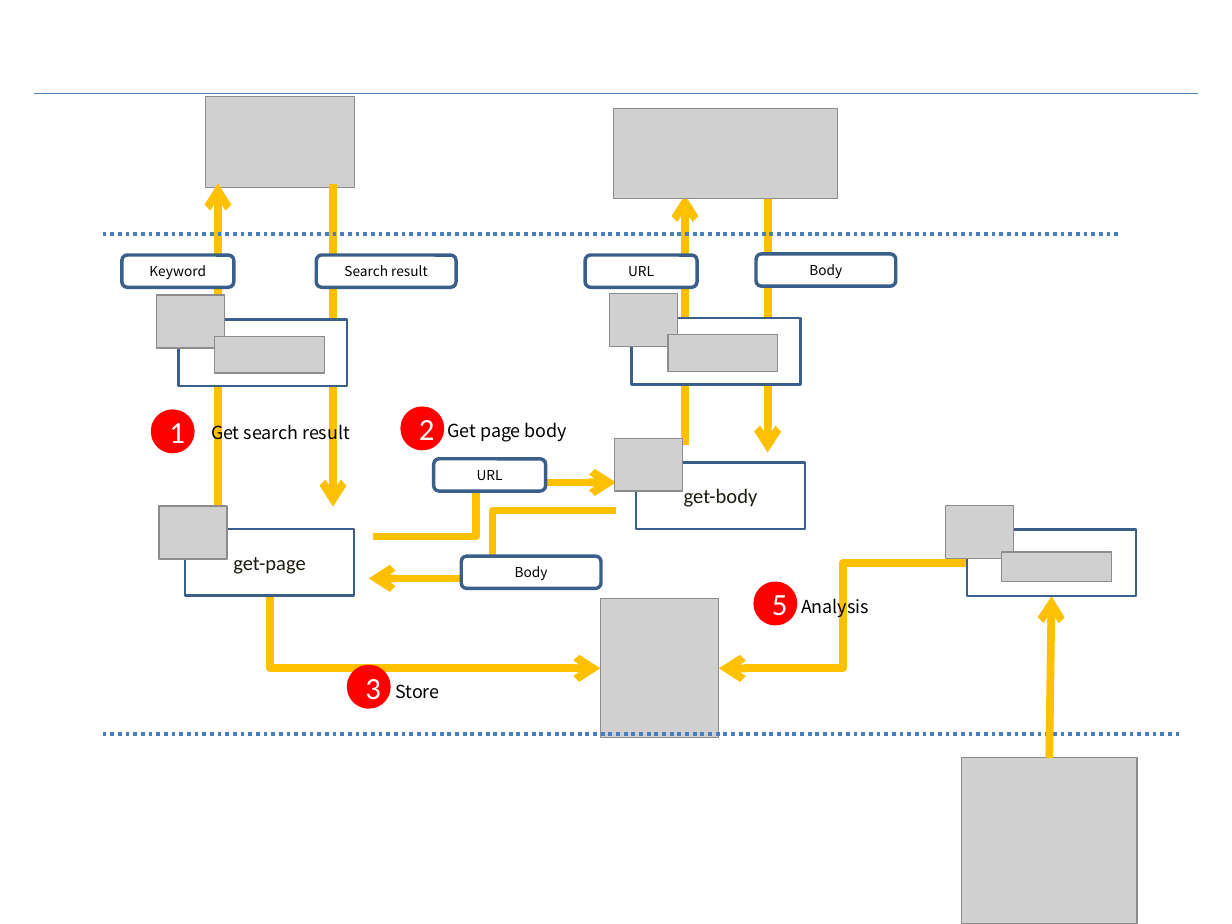
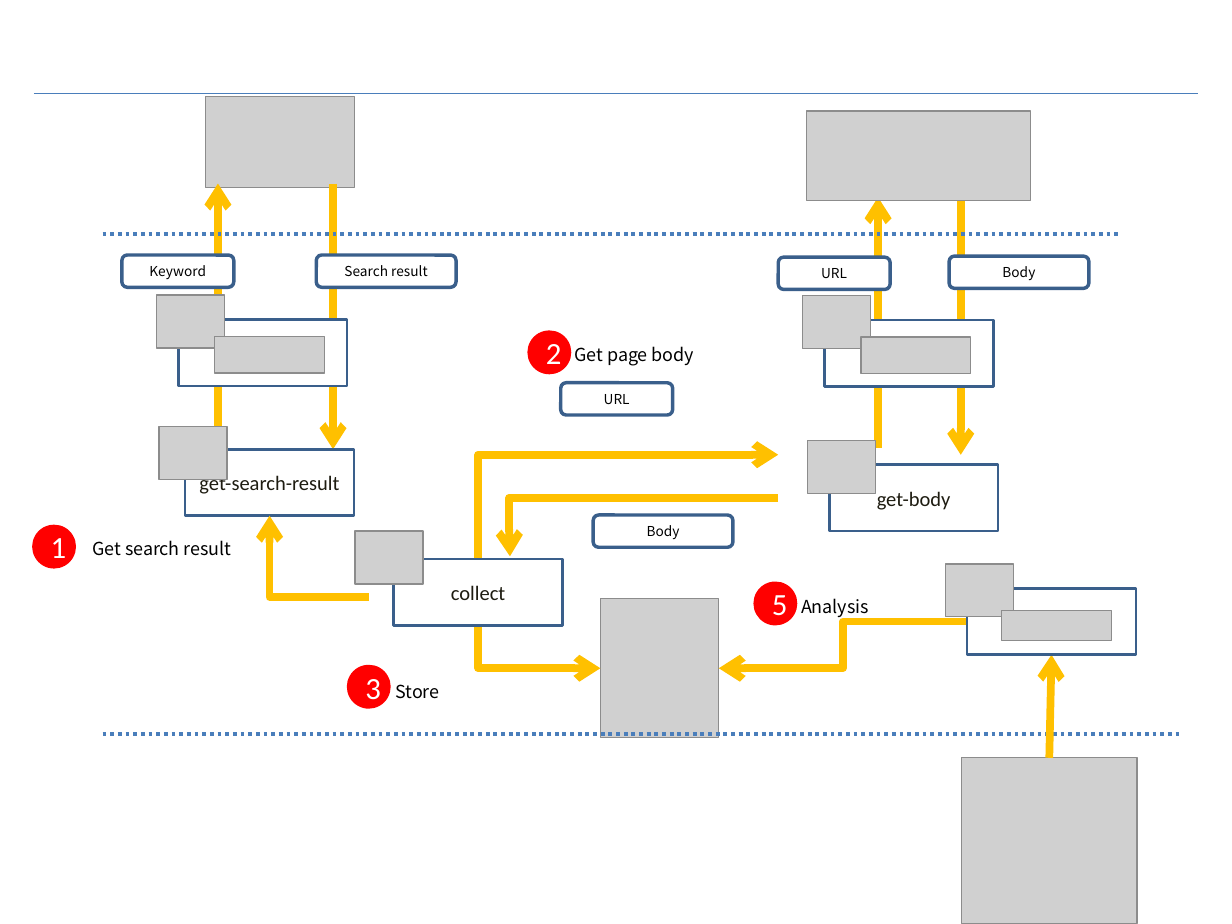
Before and after one commit to kuniiskywalker/google-hack-tool, a slide deck: slide 1 of summary.pptx. Drawn at 1232x924 pixels with LibreOffice and Linux fonts; fonts in the diff are those of the drawing; grey boxes stand for pictures. Boxes give left, top, right and bottom in pixels: in the first picture for what was removed or moved away, otherwise in the second. Text is boxed around its words. In the diff, an @@ line names an element or a change of style, - is before the commit and + after.

```diff
--- a/summary.pptx
+++ b/summary.pptx
@@ arrow moved from (218, 506) - (218, 184) to (218, 435) - (218, 184) @@
@@ arrow moved from (333, 184) - (333, 506) to (333, 184) - (333, 450) @@
@@ 2 rounded rectangles, 1 rectangle, 1 arrow moved together from (x1=585, y1=195, x2=896, y2=529) to (x1=779, y1=197, x2=1088, y2=531) @@
@@ 3 pictures, 1 arrow moved together from (x1=610, y1=108, x2=838, y2=452) to (x1=803, y1=111, x2=1031, y2=455) @@
@@ rectangle moved from (x1=632, y1=318, x2=801, y2=384) to (x1=824, y1=320, x2=993, y2=387) @@
@@ 1 rounded rectangle, 1 text, 1 ellipse moved together from (x1=400, y1=407, x2=567, y2=490) to (x1=527, y1=330, x2=694, y2=415) @@
@@ picture added at (x1=159, y1=426, x2=227, y2=479) @@
@@ picture moved from (x1=615, y1=439, x2=683, y2=492) to (x1=807, y1=440, x2=875, y2=493) @@
@@ rectangle "get-search-result" moved from (x1=185, y1=529, x2=354, y2=595) to (x1=185, y1=450, x2=354, y2=516) @@
@@ text in rectangle at (x1=199, y1=473, x2=339, y2=494): text changed @@
-get-page
+get-search-result
@@ elbow arrow moved from (373, 537) - (616, 483) to (478, 559) - (779, 455) @@
@@ elbow arrow moved from (616, 510) - (368, 578) to (779, 498) - (510, 557) @@
@@ ellipse "1" moved from (x1=150, y1=409, x2=195, y2=453) to (x1=32, y1=525, x2=76, y2=569) @@
@@ text "Get search result" rewrapped from (x1=211, y1=421, x2=350, y2=445) to (x1=92, y1=540, x2=232, y2=556) @@
@@ elbow arrow added from (368, 596) to (270, 516), #FFC000 4.5 pt @@
@@ picture moved from (x1=159, y1=506, x2=227, y2=559) to (x1=355, y1=531, x2=423, y2=584) @@
@@ rounded rectangle "Body" moved from (x1=461, y1=556, x2=600, y2=588) to (x1=594, y1=515, x2=733, y2=547) @@
@@ rectangle added at (x1=394, y1=559, x2=563, y2=626), fill #FFFFFF, outline #3A5F8C 1.5 pt, 12 pt, text #1E1C11 @@
+collect
@@ 2 pictures, 1 rectangle moved together from (x1=945, y1=505, x2=1136, y2=596) to (x1=945, y1=564, x2=1136, y2=655) @@
@@ elbow arrow moved from (270, 537) - (600, 668) to (478, 626) - (600, 668) @@
@@ elbow arrow moved from (967, 563) - (718, 668) to (967, 622) - (718, 668) @@
@@ arrow moved from (1050, 758) - (1052, 596) to (1050, 758) - (1052, 655) @@
```
Also in this commit, not shown: 12 other files.
